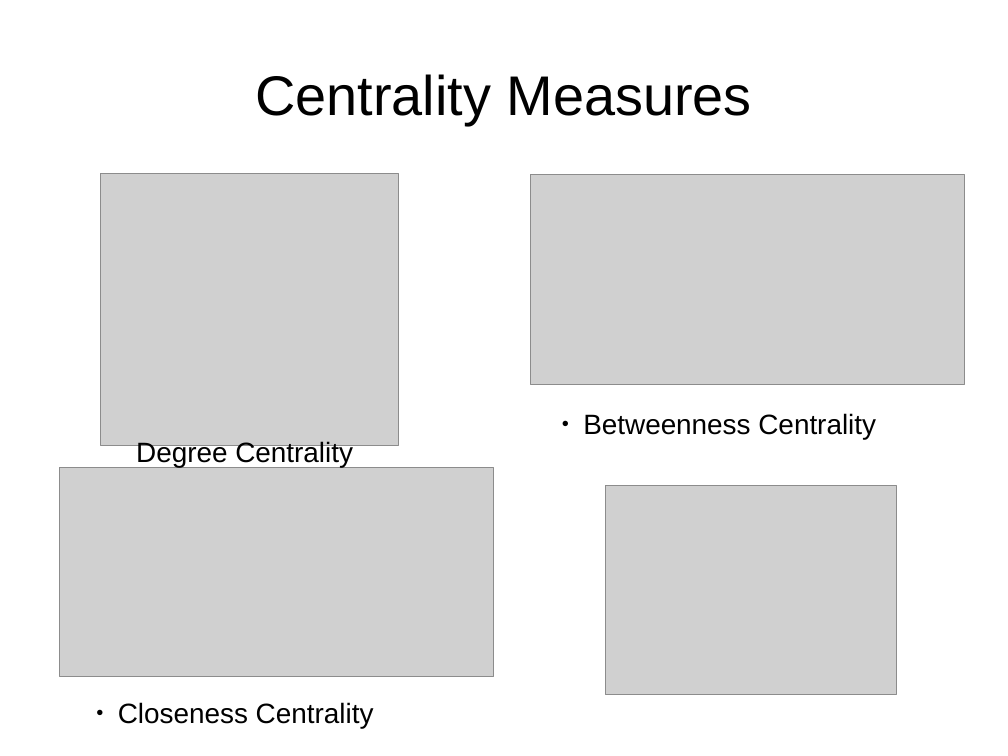
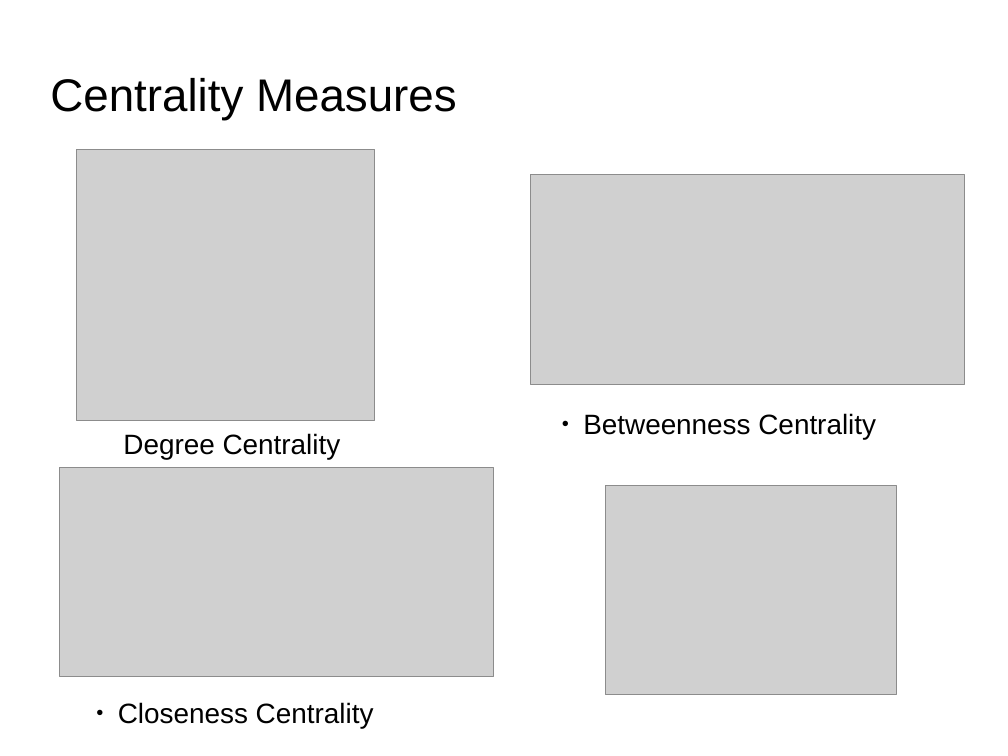
Before and after one commit to irombie/SocialBee, a slide deck: slide 7 of sunum.odp. Drawn at 1008x756 pixels with LibreOffice and Linux fonts; fonts in the diff are those of the drawing; grey boxes stand for pictures; background and template pictures are left out. Boxes give left, top, right and bottom in pixels: in the first picture for what was removed or moved away, otherwise in the second. Text is boxed around its words. In the diff, an @@ line names an element or a change of style, - is before the commit and + after.

```diff
--- a/sunum.odp
+++ b/sunum.odp
@@ title "Centrality Measures": place and size @@
-title "Centrality Measures" at (255, 74, 752, 125)
+title "Centrality Measures" at (50, 78, 457, 121)
@@ title "Centrality Measures" at (50, 78, 457, 121): size 44 to 36 pt; alignment centre to left @@
@@ picture: place and size @@
-picture at (101, 174, 399, 445)
+picture at (77, 149, 375, 421)
@@ text "Degree Centrality": place and size @@
-text "Degree Centrality" at (136, 441, 353, 467)
+text "Degree Centrality" at (123, 433, 341, 459)
```
Also in this commit, not shown: 2 other slides changed, 1 slide added.
